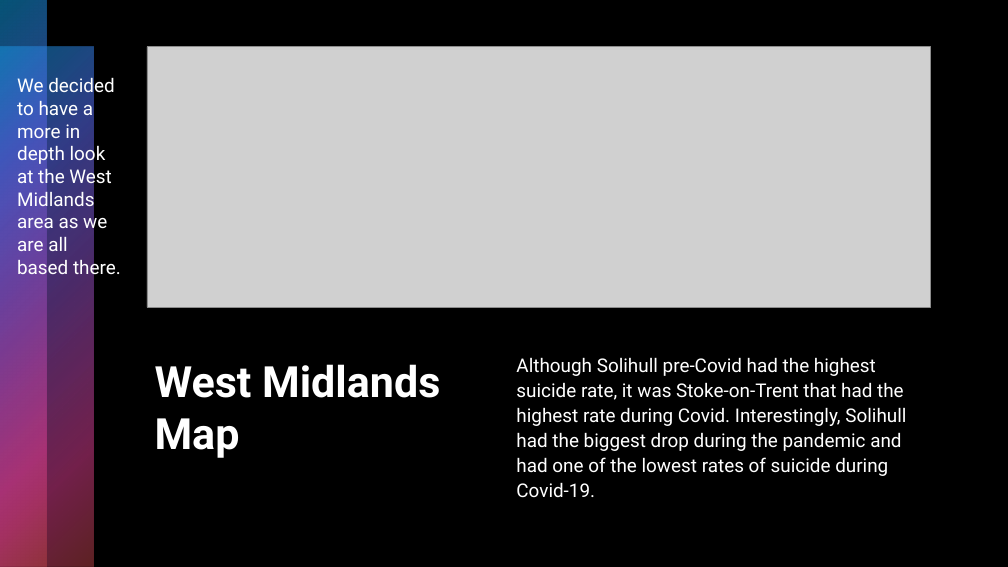
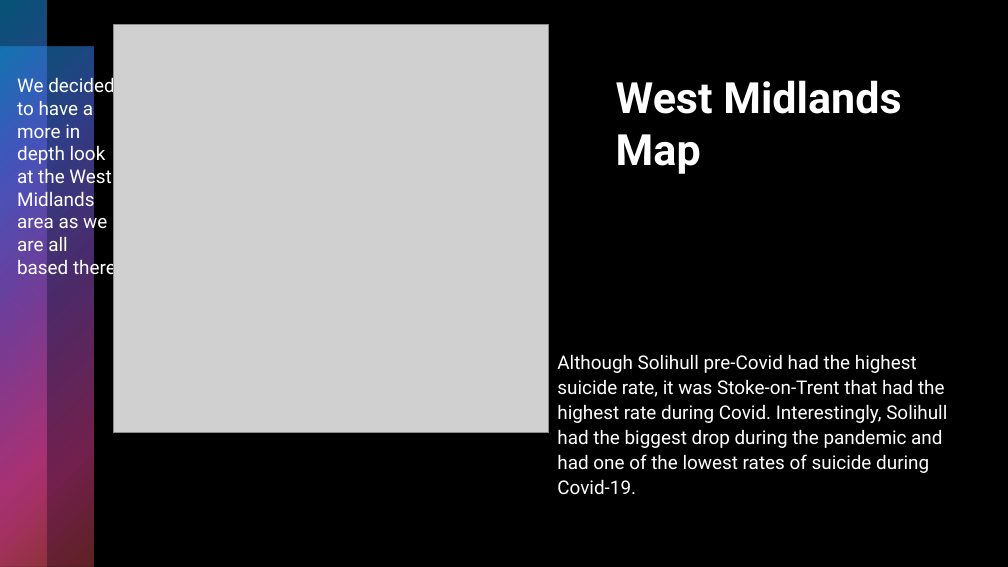
Before and after one commit to HJandu/Project_1_Covid19, a slide deck: slide 14 of Project 1 Presentation.pptx. Drawn at 1008x567 pixels with LibreOffice and Linux fonts; fonts in the diff are those of the drawing; grey boxes stand for pictures. Boxes give left, top, right and bottom in pixels: in the first picture for what was removed or moved away, otherwise in the second. Text is boxed around its words. In the diff, an @@ line names an element or a change of style, - is before the commit and + after.

Commit message:
Fixed powerpoint

```diff
--- a/Project 1 Presentation.pptx
+++ b/Project 1 Presentation.pptx
@@ picture added at box(113, 24, 549, 433) @@
@@ picture removed at box(147, 47, 931, 308) @@
@@ title "West Midlands Map": place and size @@
-title "West Midlands Map" at box(155, 364, 440, 458)
+title "West Midlands Map" at box(616, 80, 901, 174)
@@ text "Although Solihull pre-Covid had the ...": place and size @@
-text "Although Solihull pre-Covid had the ..." at box(516, 357, 906, 498)
+text "Although Solihull pre-Covid had the ..." at box(557, 354, 947, 495)
```
